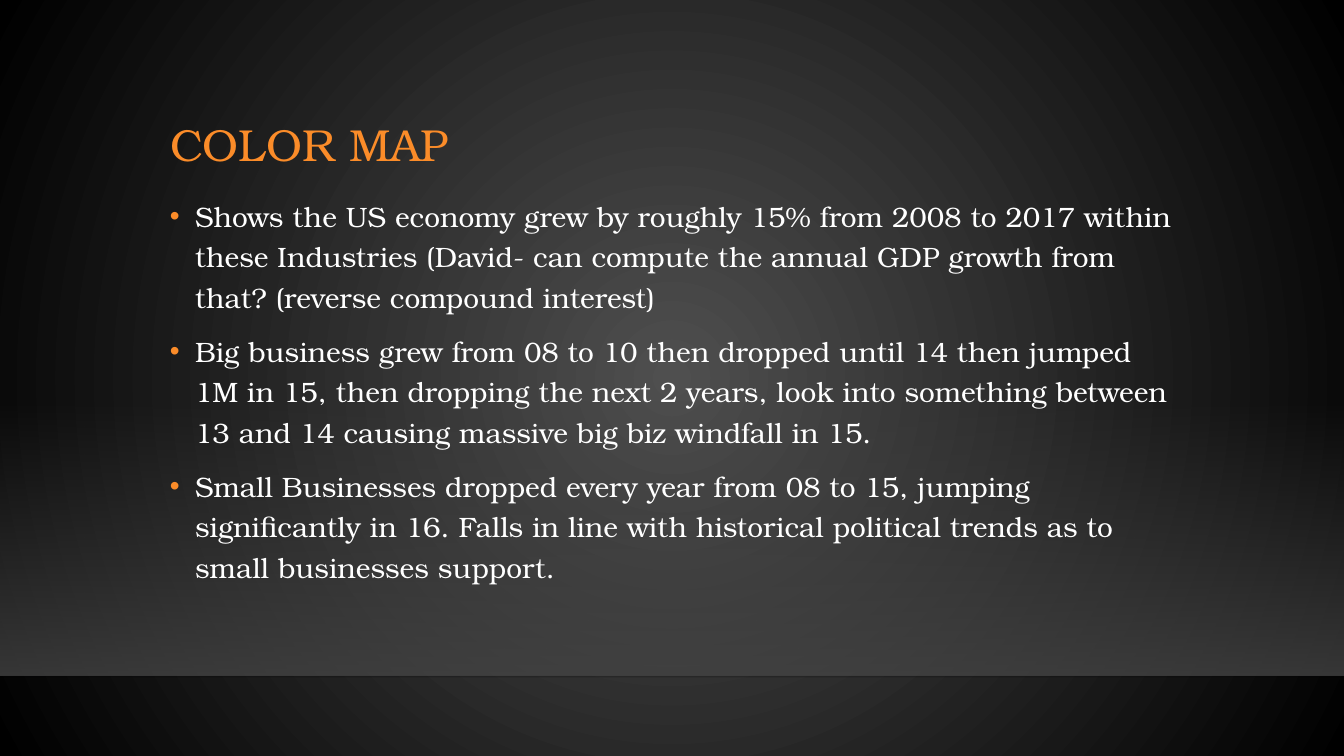
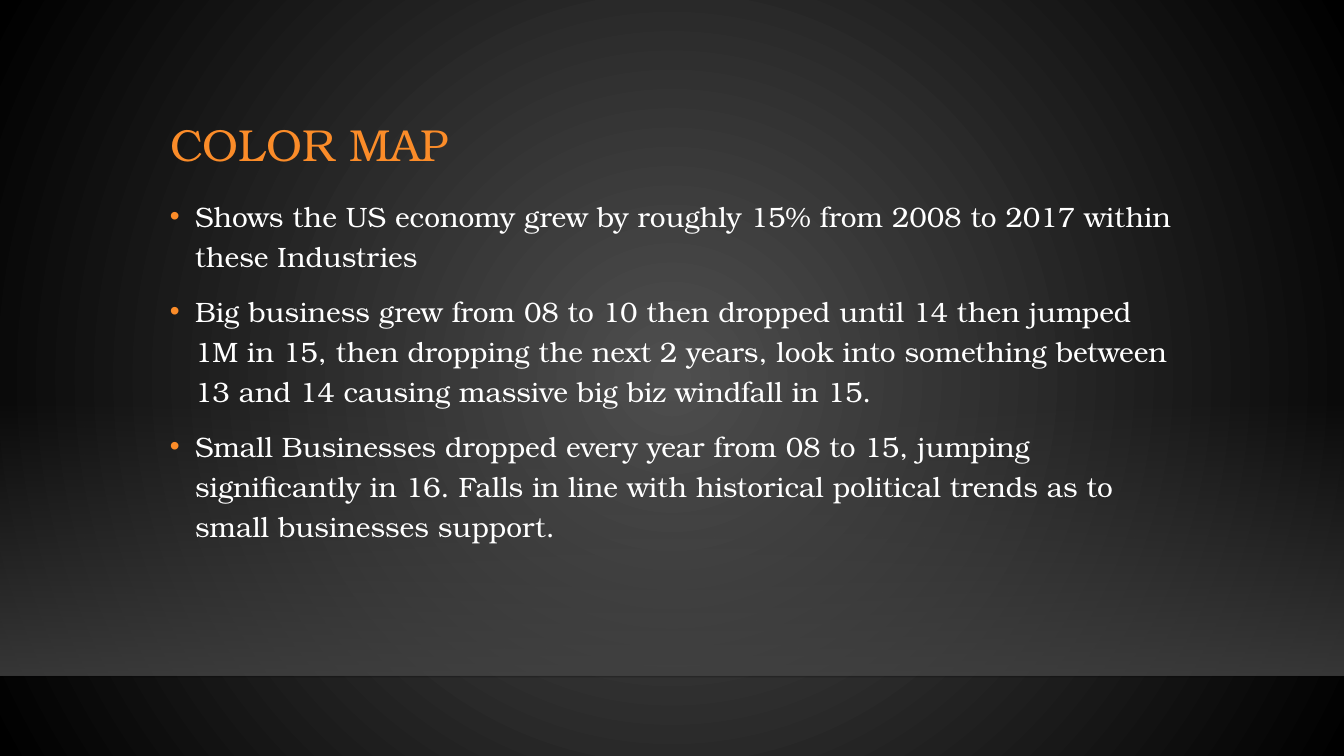
Before and after one commit to jobongie/group10_project2, a slide deck: slide 7 of Project_2_Group_10.pptx. Drawn at 1344x756 pixels with LibreOffice and Linux fonts; fonts in the diff are those of the drawing; background and template pictures are left out. Boxes give left, top, right and bottom in pixels: in the first picture for what was removed or moved away, otherwise in the second. Text is boxed around its words. In the diff, an @@ line names an element or a change of style, - is before the commit and + after.

```diff
--- a/Project_2_Group_10.pptx
+++ b/Project_2_Group_10.pptx
@@ text at (195, 206, 1171, 268): text changed @@
-• Shows the US economy grew by roughly 15% from 2008 to 2017 within these Industries (David- can compute the annual GDP growth from that? (reverse compound interest)
+• Shows the US economy grew by roughly 15% from 2008 to 2017 within these Industries
```
Also in this commit, not shown: 35 other files.
